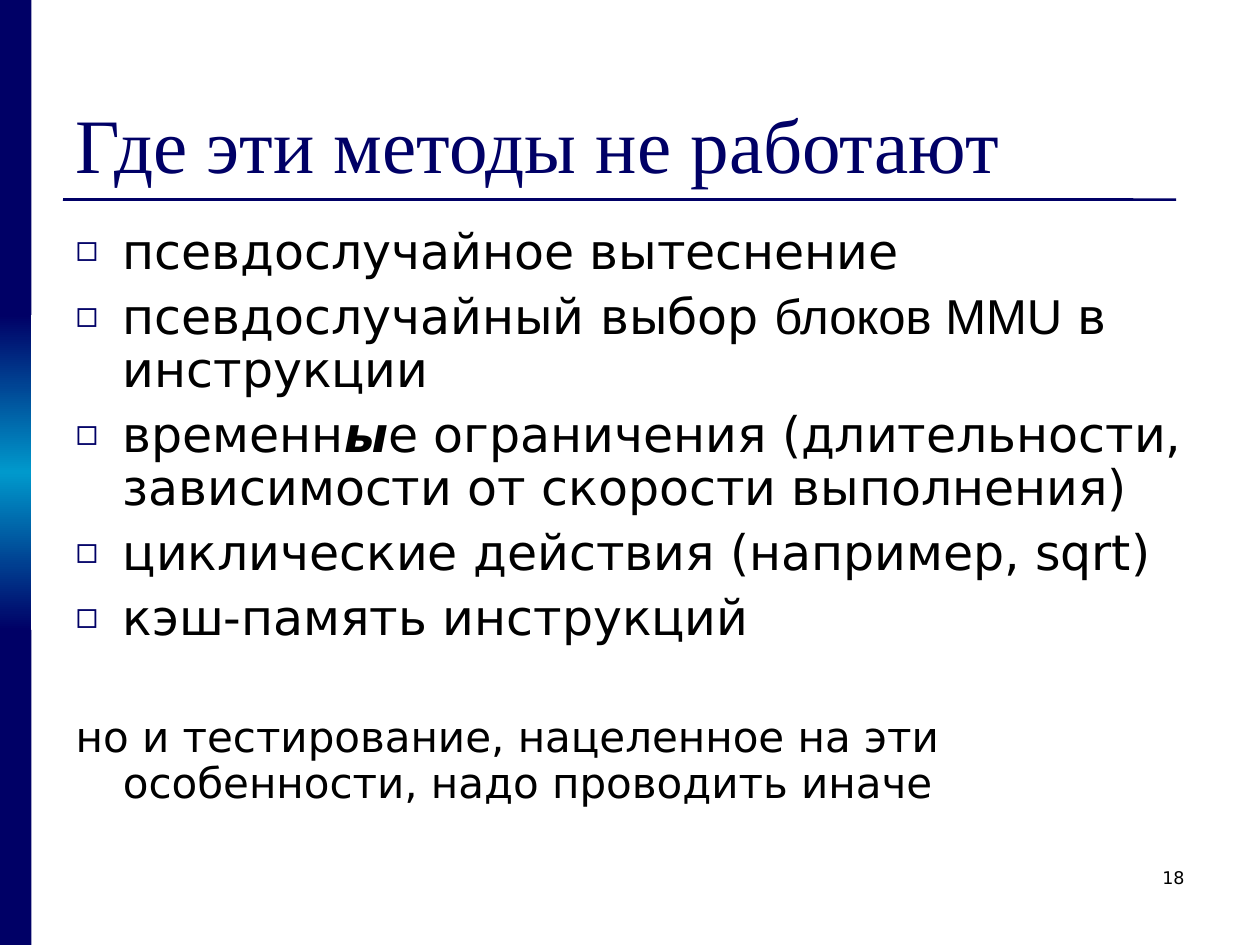
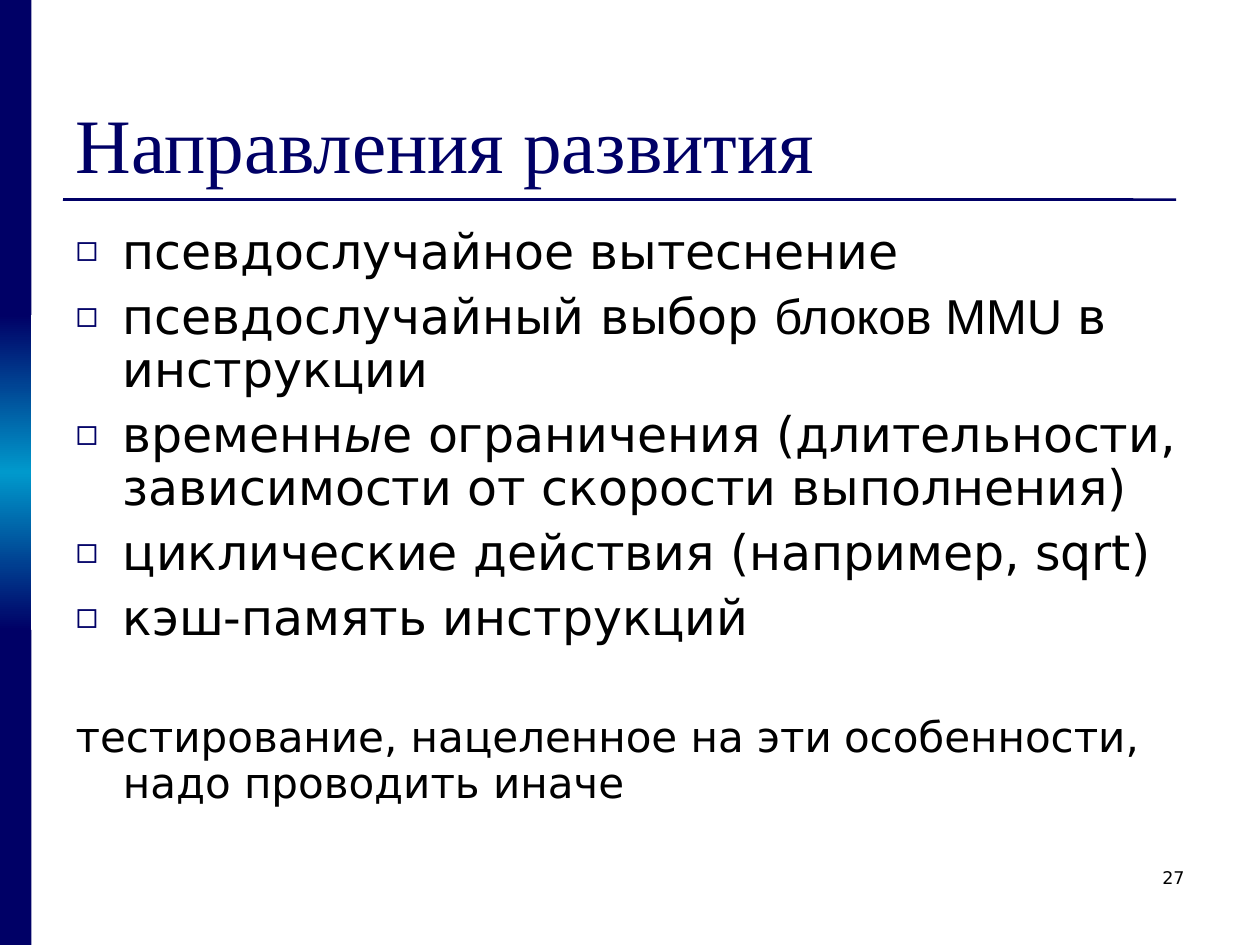
Before and after one commit to kornevgen/tesla-project, a slide deck: slide 27 of papers/THESIS/talks/pred/prethesis9.ppt (slide 18 before the commit). Drawn at 1260x945 pixels with LibreOffice and Linux fonts; fonts in the diff are those of the drawing. Boxes give left, top, right and bottom in pixels: in the first picture for what was removed or moved away, otherwise in the second. Text is boxed around its words. In the diff, an @@ line names an element or a change of style, - is before the commit and + after.

```diff
--- a/papers/THESIS/talks/pred/prethesis9.ppt
+++ b/papers/THESIS/talks/pred/prethesis9.ppt
@@ title at (76, 122, 814, 188): text changed @@
-Где эти методы не работают
+Направления развития
@@ text at (123, 414, 1175, 516): bold off in "временные" @@
@@ text at (76, 719, 1139, 807): text changed @@
-но и тестирование, нацеленное на эти особенности, надо проводить иначе
+тестирование, нацеленное на эти особенности, надо проводить иначе
@@ page number at (1162, 871, 1184, 884): text changed @@
-18
+27
```
Also in this commit, not shown: 16 other slides changed, 9 slides added.
